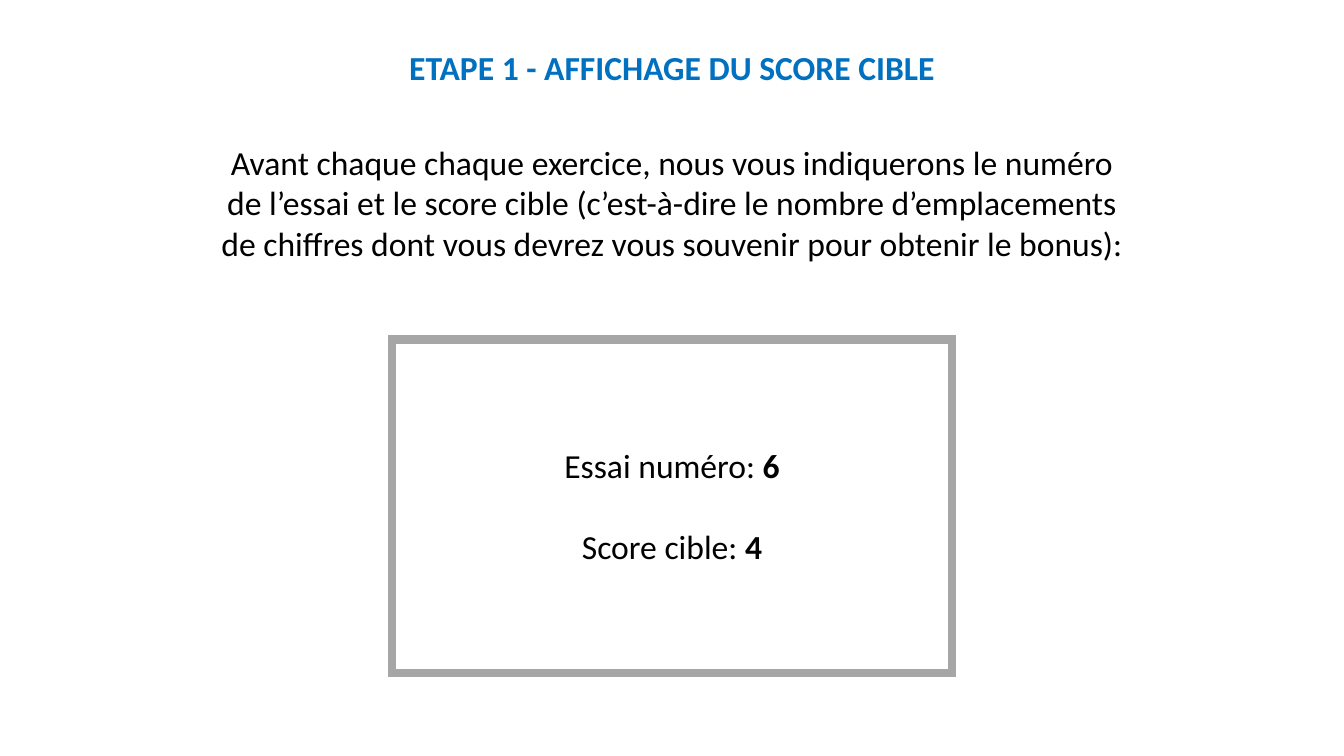
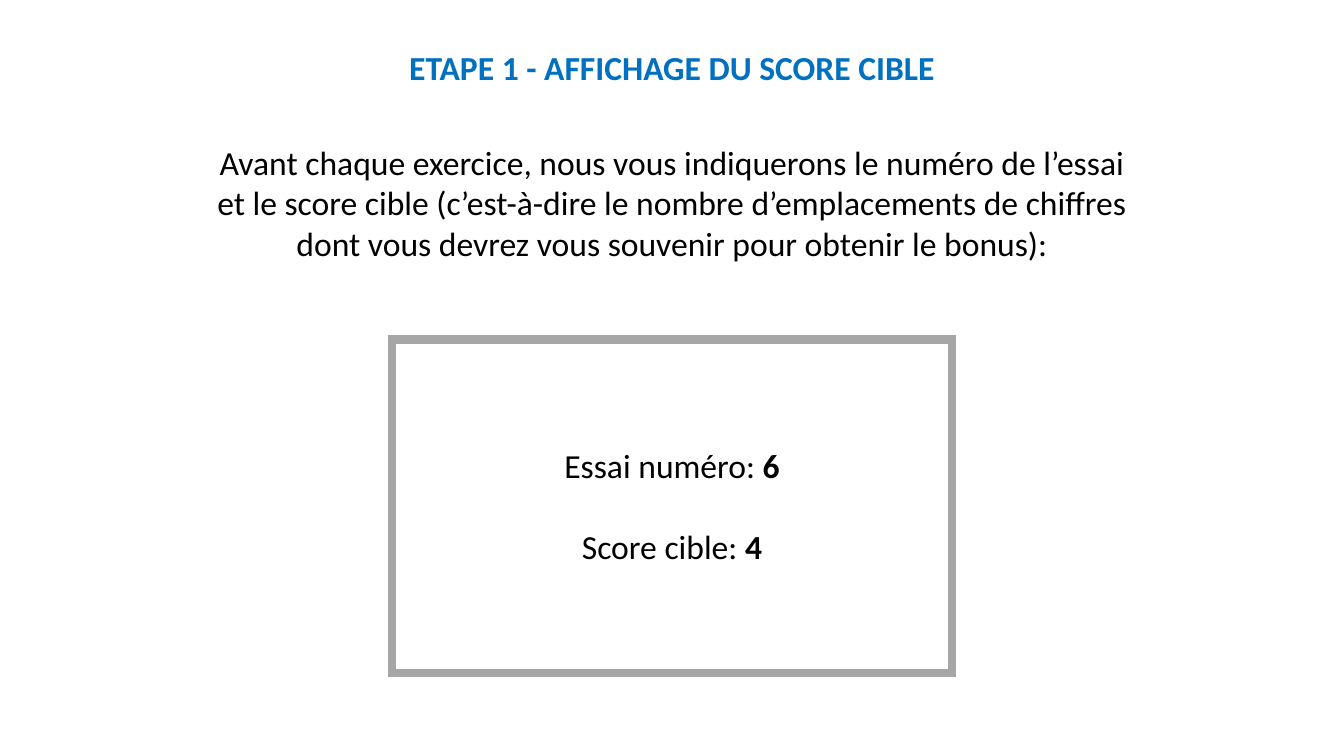
Before and after one commit to MBB-team/Online_Testing, a slide deck: slide 7 of src/Self_Efficacy/Stimuli/Instructions.pptx. Drawn at 1344x756 pixels with LibreOffice and Linux fonts; fonts in the diff are those of the drawing. Boxes give left, top, right and bottom in pixels: in the first picture for what was removed or moved away, otherwise in the second. Text is boxed around its words. In the diff, an @@ line names an element or a change of style, - is before the commit and + after.

```diff
--- a/src/Self_Efficacy/Stimuli/Instructions.pptx
+++ b/src/Self_Efficacy/Stimuli/Instructions.pptx
@@ text at box(217, 151, 1126, 262): text changed @@
-Avant chaque chaque exercice, nous vous indiquerons le numéro de l’essai et le score cible (c’est-à-dire le nombre d’emplacements de chiffres dont vous devrez vous souvenir pour obtenir le bonus):
+Avant chaque exercice, nous vous indiquerons le numéro de l’essai et le score cible (c’est-à-dire le nombre d’emplacements de chiffres dont vous devrez vous souvenir pour obtenir le bonus):
```
Also in this commit, not shown: 5 other slides changed, 3 other files.
